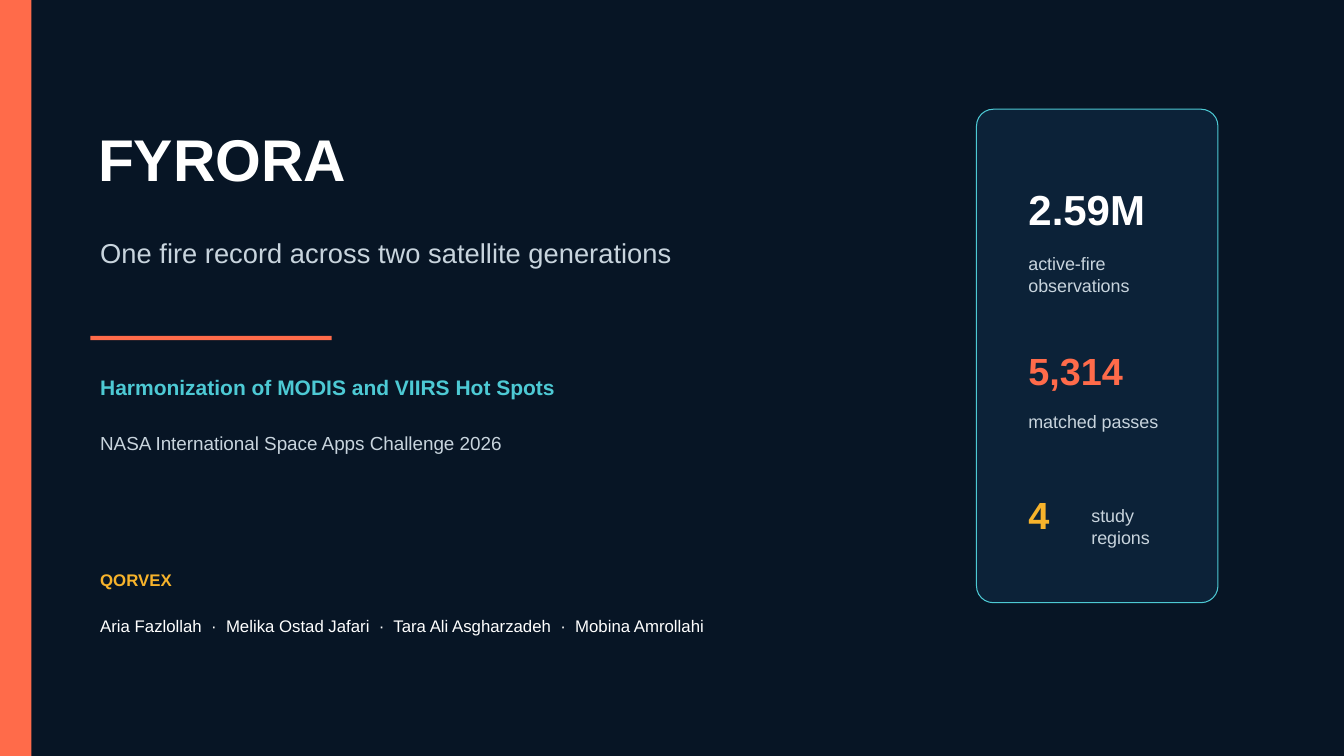
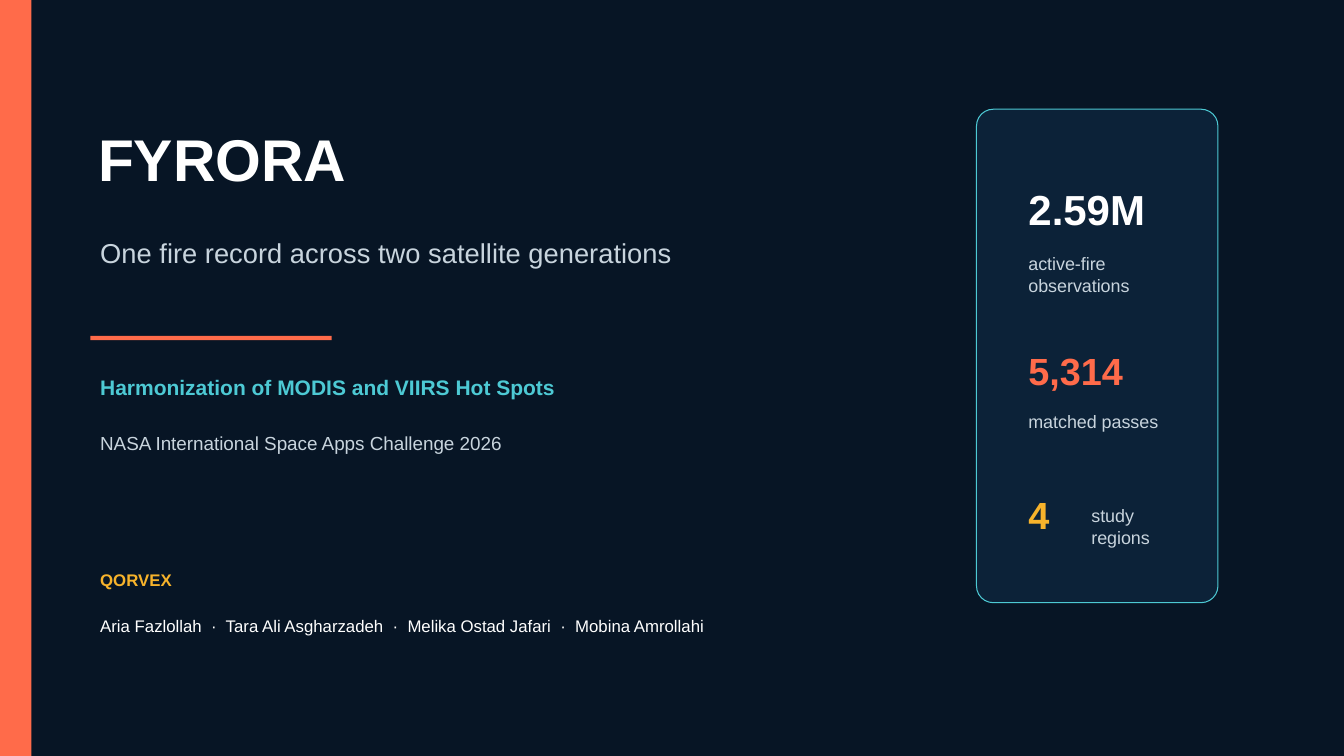
Before and after one commit to CSHub-Project/NASA-2026-QORVEX-Challenge-09, a slide deck: slide 1 of submission/demo/fyrora-space-apps-demo.pptx. Drawn at 1344x756 pixels with LibreOffice and Linux fonts; fonts in the diff are those of the drawing. Boxes give left, top, right and bottom in pixels: in the first picture for what was removed or moved away, otherwise in the second. Text is boxed around its words. In the diff, an @@ line names an element or a change of style, - is before the commit and + after.

```diff
--- a/submission/demo/fyrora-space-apps-demo.pptx
+++ b/submission/demo/fyrora-space-apps-demo.pptx
@@ text at <box>100,620,704,636</box>: text changed @@
-Aria Fazlollah · Melika Ostad Jafari · Tara Ali Asgharzadeh · Mobina Amrollahi
+Aria Fazlollah · Tara Ali Asgharzadeh · Melika Ostad Jafari · Mobina Amrollahi
```
Also in this commit, not shown: 6 other slides changed, 11 other files.
